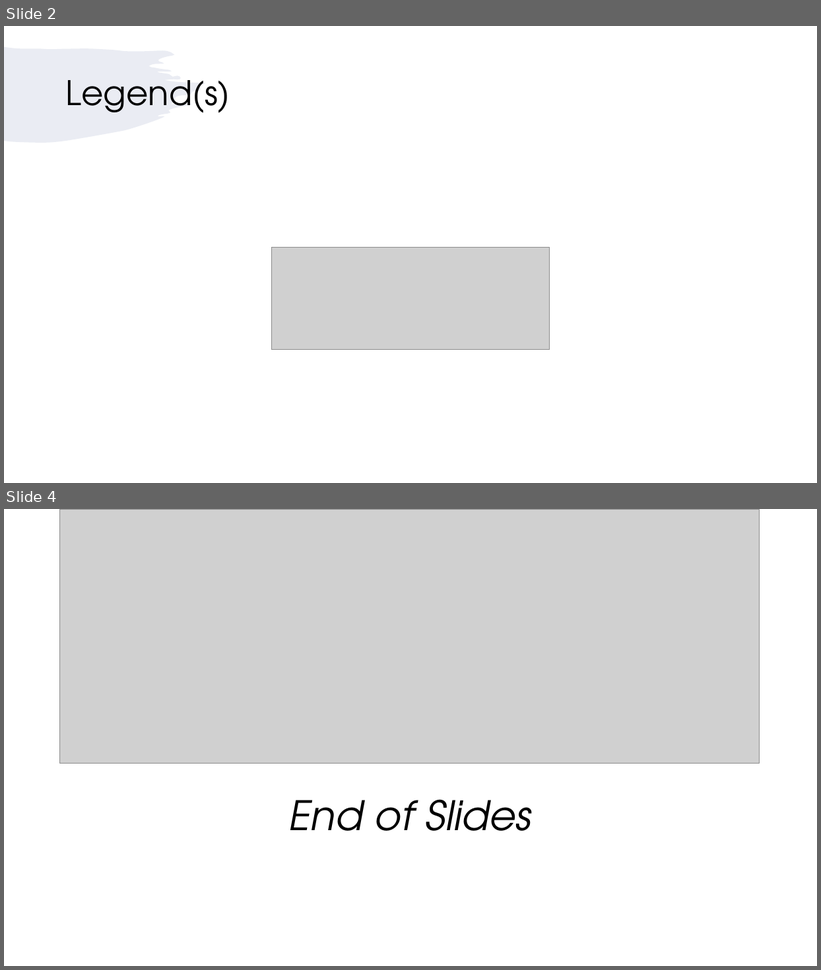
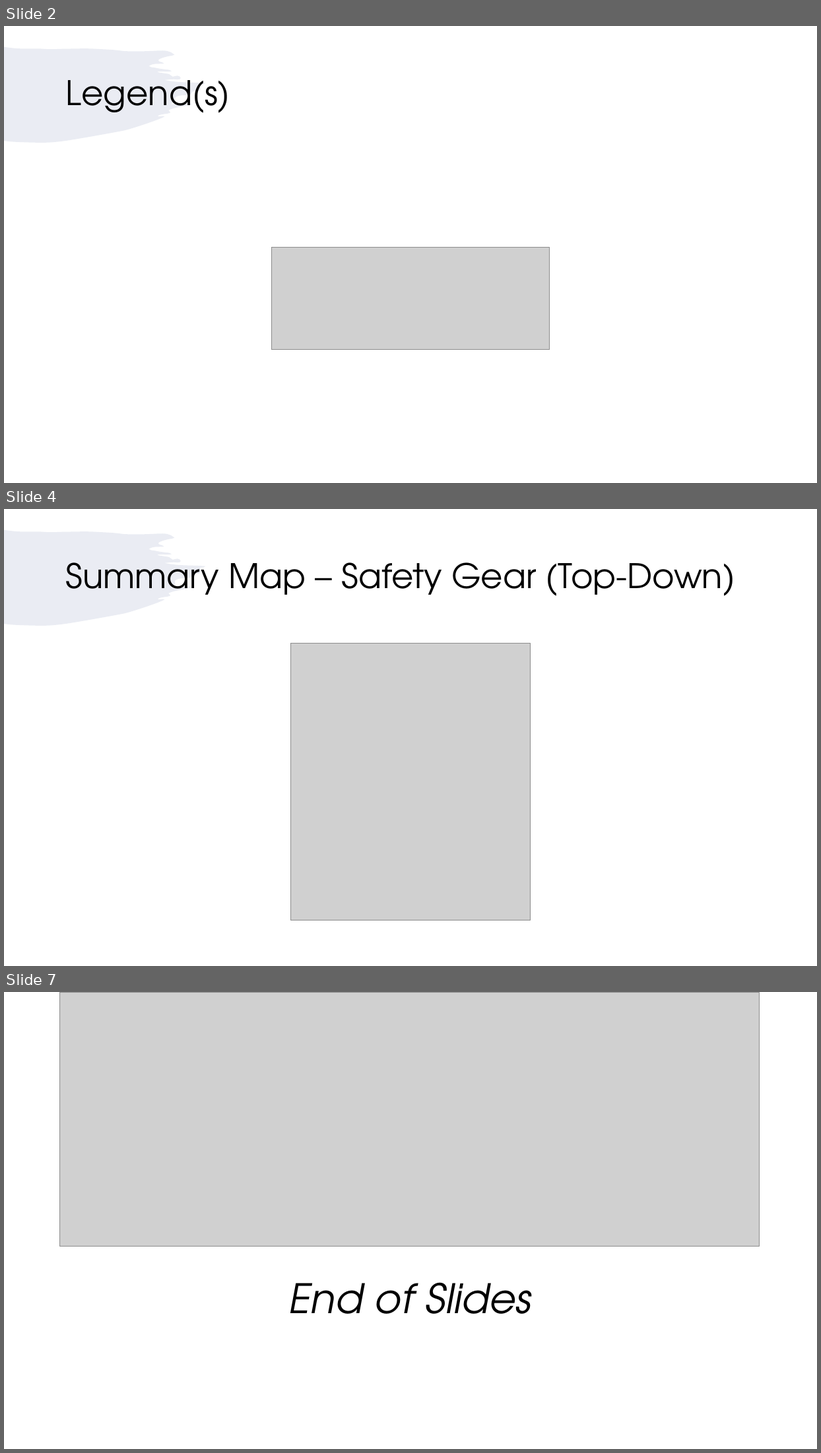
Before and after one commit to TeniaXu/ISDT-CA2, a slide deck: Slides/Map.pptx. Shown one above the other, each under a label of ours: slides 2 and 4 before the commit, slides 2, 4 and 7 after it; the slides between them are not shown. The pictures are 821x970 and 821x1453 pixels, drawn with LibreOffice and Linux fonts; fonts in the diff are those of the drawing; grey boxes stand for pictures. Boxes give left, top, right and bottom in pixels: in the first picture for what was removed or moved away, otherwise in the second. Text is boxed around its words. In the diff, an @@ line names an element or a change of style, - is before the commit and + after.

```diff
--- a/Slides/Map.pptx
+++ b/Slides/Map.pptx
@@ slide 4 added at (x1=4, y1=509, x2=817, y2=966), background #FFFFFF; not listed: 1 template element that a slide beside it also shows @@
@@ title added at (x1=66, y1=562, x2=735, y2=596), 40 pt, text #000000 @@
+Summary Map – Safety Gear (Top-Down)
@@ picture added at (x1=291, y1=643, x2=531, y2=921) @@
@@ what was slide 4 is now slide 7 @@
```
Also in this commit, not shown: 1 slide changed, 2 other slides added, 5 other files.
